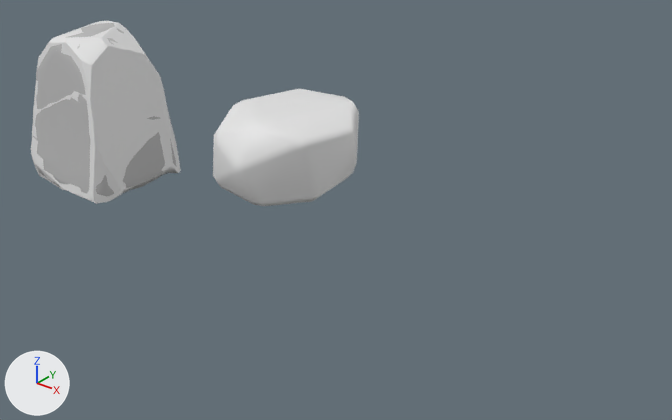
The Blender file Blender工程文件/无标题.blend, before and after one commit.
Both versions are drawn from a camera (50 mm lens) standing at (8.14, -9.36, 6.63) and looking at (0.5, 0.18, 0.71). The axes (+X, +Y, +Z) are drawn at lower left. The lights are the same throughout.

Before the edit, the objects in view are built like this:
```python
ob_extract0_001 = bpy.data.objects.new('Extract0.001', me_extract0_001)
ob_extract0_001.location = (-8.5, 0.0, 0.0)
ob_extract0_001.rotation_euler = (1.571, 0.0, 0.0)  # degrees (90, 0, 0)
ob_extract0_001.scale = (0.01, 0.01, 0.01)
ob_立方体 = bpy.data.objects.new('立方体', me_立方体)
ob_立方体.location = (0.0, 0.0, 2.0)
ob_立方体.scale = (1.47, 1.4, 1.4)
ob_立方体_001 = bpy.data.objects.new('立方体.001', me_立方体_002)
ob_立方体_001.location = (-4.49, 0.0, 1.0)
```
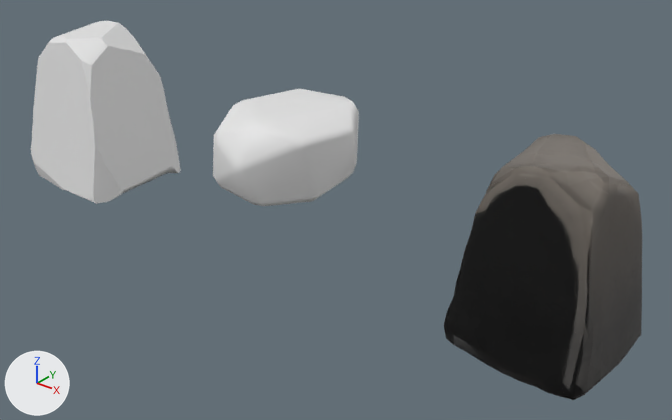
Where the change shows, as pixel boxes (x1, y1, x2, y2) in the pictures (672 x 420 px):
```json
{"object": "Extract0.002", "change": "added", "after": [444, 134, 642, 400]}
{"object": "Extract0.001", "change": "hidden", "before": [33, 22, 177, 197]}
```

Edits to the scene script, one JSON object a line:
```json
{"op": "add", "block": "img_teststone2_low_extract0_001_roughness_png", "code": ["img_teststone2_low_extract0_001_roughness_png = load_image('TestStone2-low_Extract0.001_Roughness.png', '../HYW/Assets/Texture/Stone2/TestStone2-low_Extract0.001_Roughness.png', 2048, 2048, 'sRGB')"]}
{"op": "add", "block": "img_teststone2_low_extract0_001_normal_png", "code": ["img_teststone2_low_extract0_001_normal_png = load_image('TestStone2-low_Extract0.001_Normal.png', '../HYW/Assets/Texture/Stone2/TestStone2-low_Extract0.001_Normal.png', 2048, 2048, 'sRGB')"]}
{"op": "add", "block": "img_teststone2_low_extract0_001_basecolor_png", "code": ["img_teststone2_low_extract0_001_basecolor_png = load_image('TestStone2-low_Extract0.001_BaseColor.png', '../HYW/Assets/Texture/Stone2/TestStone2-low_Extract0.001_BaseColor.png', 2048, 2048, 'sRGB')"]}
{"op": "add", "block": "img_teststone2_low_extract0_001_metallic_png", "code": ["img_teststone2_low_extract0_001_metallic_png = load_image('TestStone2-low_Extract0.001_Metallic.png', '../HYW/Assets/Texture/Stone2/TestStone2-low_Extract0.001_Metallic.png', 2048, 2048, 'sRGB')"]}
{"op": "add", "block": "img_teststone2_low_extract0_001_height_png", "code": ["img_teststone2_low_extract0_001_height_png = load_image('TestStone2-low_Extract0.001_Height.png', '../HYW/Assets/Texture/Stone2/TestStone2-low_Extract0.001_Height.png', 2048, 2048, 'sRGB')"]}
{"op": "add", "block": "mat_extract0_002", "code": ["mat_extract0_002 = bpy.data.materials.new('Extract0.002')", "# colours: grey #7c7c7c", "# uses the picture img_teststone2_low_extract0_001_basecolor_png", "# uses the picture img_teststone2_low_extract0_001_height_png", "# uses the picture img_teststone2_low_extract0_001_metallic_png", "# uses the picture img_teststone2_low_extract0_001_normal_png", "# uses the picture img_teststone2_low_extract0_001_roughness_png"]}
{"op": "add", "block": "me_extract0_002", "code": ["me_extract0_002 = bpy.data.meshes.new('Extract0.002')", "me_extract0_002.from_pydata(...)  # 466 vertices, 928 faces; spans x -97.0..98.0, y 0.0..258.0, z -98.0..98.0", "me_extract0_002.materials.append(mat_extract0_002)"]}
{"op": "add", "block": "ob_extract0_001", "code": "ob_extract0_001.hide_set(True)"}
{"op": "add", "block": "ob_extract0_002", "code": ["ob_extract0_002 = bpy.data.objects.new('Extract0.002', me_extract0_002)", "ob_extract0_002.location = (4.02, 0.0, 0.0)", "ob_extract0_002.rotation_euler = (1.571, 0.0, 0.0)  # degrees (90, 0, 0)", "ob_extract0_002.scale = (0.01, 0.01, 0.01)"]}
```
